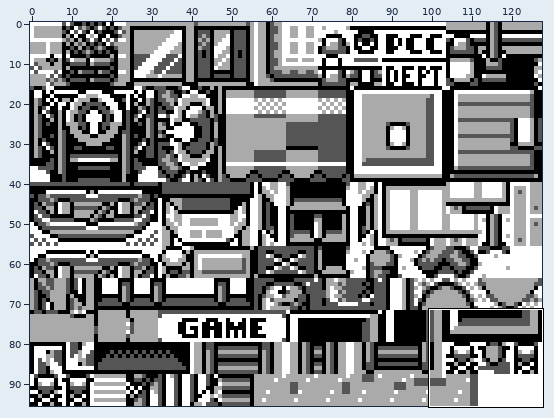
Sprite sheet: gfx/tilesets/johto_modern.johto_common.png. The first picture is a wide view before the edit; the outline marks the close-up.
Close-up. Old version:
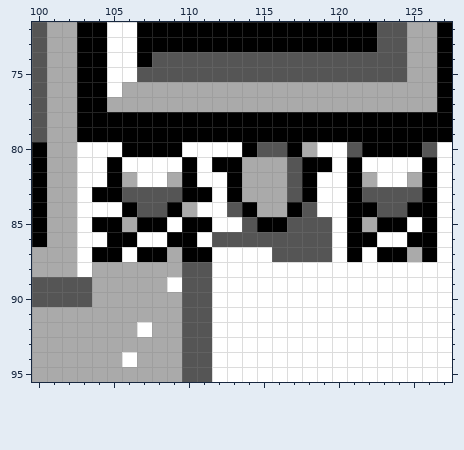
The file is 128x96 pixels. Shown: x 100..127, y 72..95.
New version:
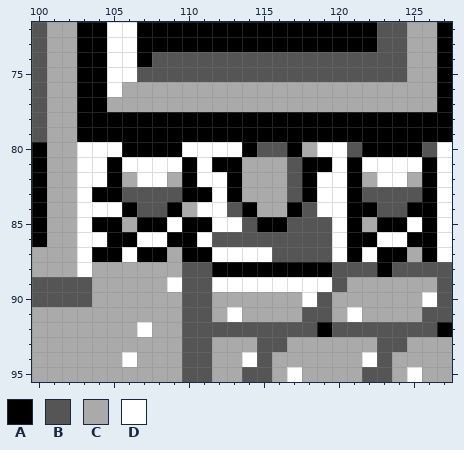
Palette (. is transparent): A #000000  B #555555  C #aaaaaa  D #ffffff
Difference:
{"y":88,"x":112,"old":"DDDDDDDDDDDDDDDD","new":"AAAAAAAABBBABBBB"}
{"y":89,"x":120,"old":"DDDDDDDD","new":"BCCCCCCB"}
{"y":90,"x":112,"old":"DDDDDD","new":"CCCCCC"}
{"y":90,"x":119,"old":"DDDDDDD","new":"BCCCCCC"}
{"y":90,"x":127,"old":"D","new":"B"}
{"y":91,"x":112,"old":"D","new":"C"}
{"y":91,"x":114,"old":"DDDDDDD","new":"CCCCBBC"}
{"y":91,"x":122,"old":"DDDDDD","new":"CCCCBB"}
{"y":92,"x":112,"old":"DDDDDDDDDDDDDDDD","new":"BBBBBBBABBBBBBBA"}
{"y":93,"x":112,"old":"DDDDDDDDDDDDDDDD","new":"CCCBBCCCCCCBBCCC"}
{"y":94,"x":112,"old":"DD","new":"CC"}
{"y":94,"x":115,"old":"DDDDDDD","new":"BCCCCCC"}
{"y":94,"x":123,"old":"DDDDD","new":"BCCCC"}
{"y":95,"x":112,"old":"DDDDD","new":"CCBBC"}
{"y":95,"x":118,"old":"DDDDDDD","new":"CCCCBBC"}
{"y":95,"x":126,"old":"DD","new":"CC"}
{"label":"changed","picture_box":[212,262,452,382]}
